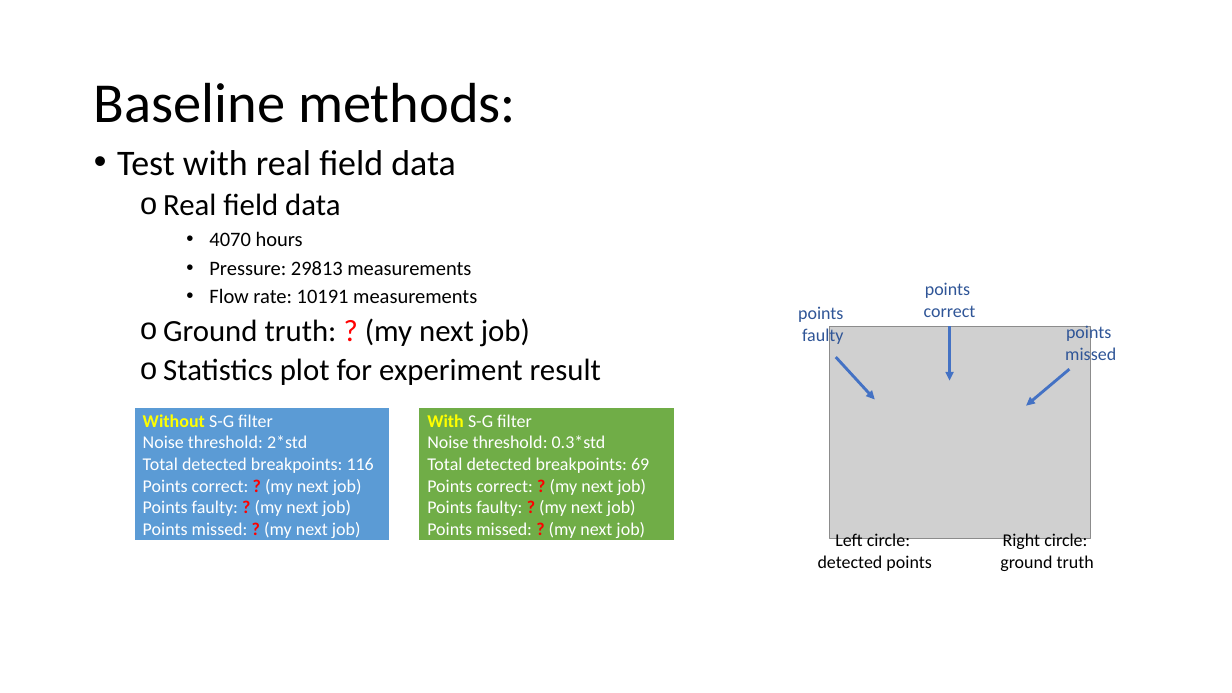
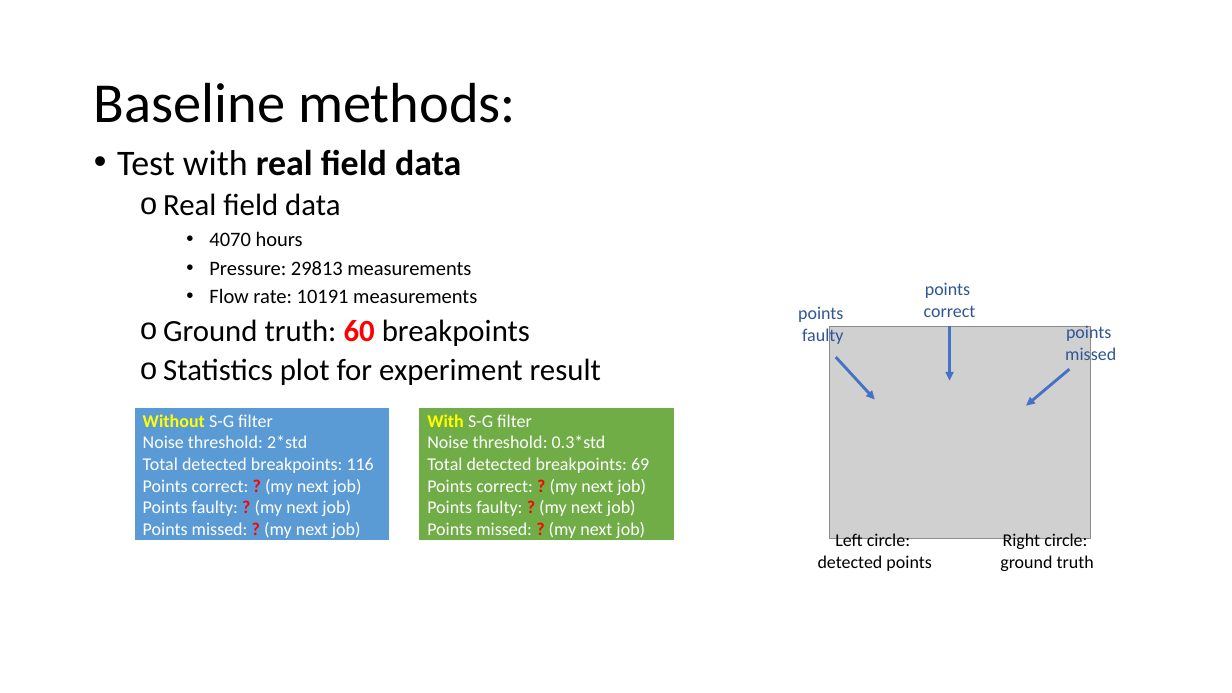
Before and after one commit to juneciel510/transient_identification, a slide deck: slide 49 of Transient_identification_LejunChen.pptx. Drawn at 1232x693 pixels with LibreOffice and Linux fonts; fonts in the diff are those of the drawing; grey boxes stand for pictures. Boxes give left, top, right and bottom in pixels: in the first picture for what was removed or moved away, otherwise in the second. Text is boxed around its words. In the diff, an @@ line names an element or a change of style, - is before the commit and + after.

```diff
--- a/Transient_identification_LejunChen.pptx
+++ b/Transient_identification_LejunChen.pptx
@@ text at box(117, 149, 461, 176): bold on in "real field data" @@
@@ text at box(163, 319, 530, 346): text changed @@
-  o Ground truth: ? (my next job)
+  o Ground truth: 60 breakpoints
```
Also in this commit, not shown: 14 other slides changed, 4 slides added, 5 other files.
